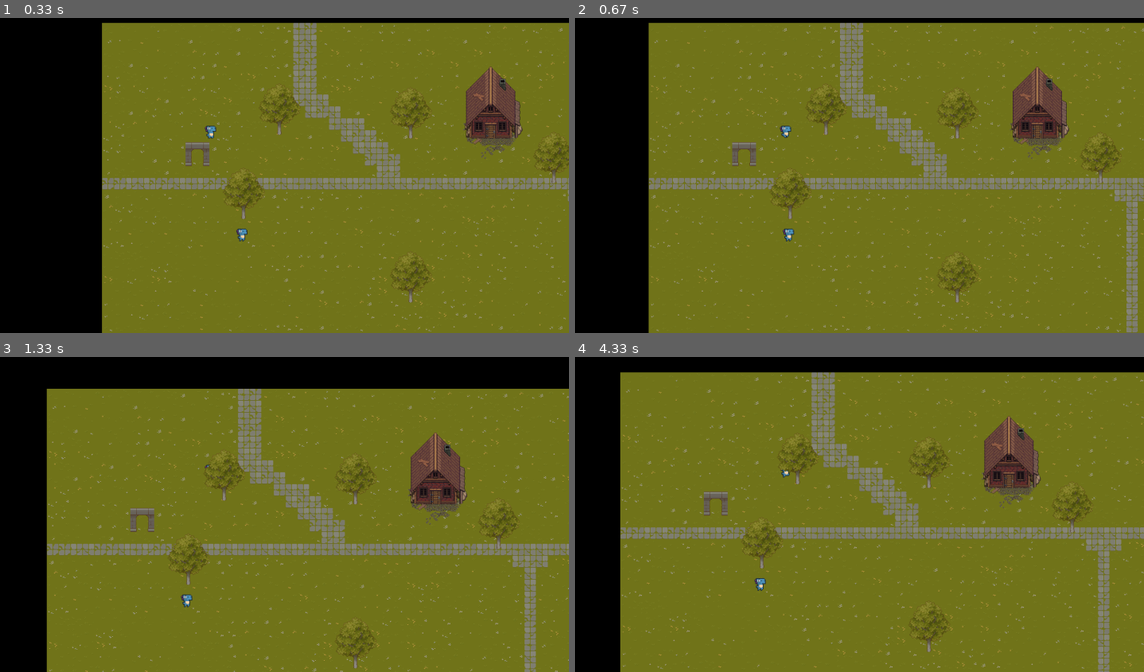
Above: before the commit, frames 1-4 (two rows, left to right).
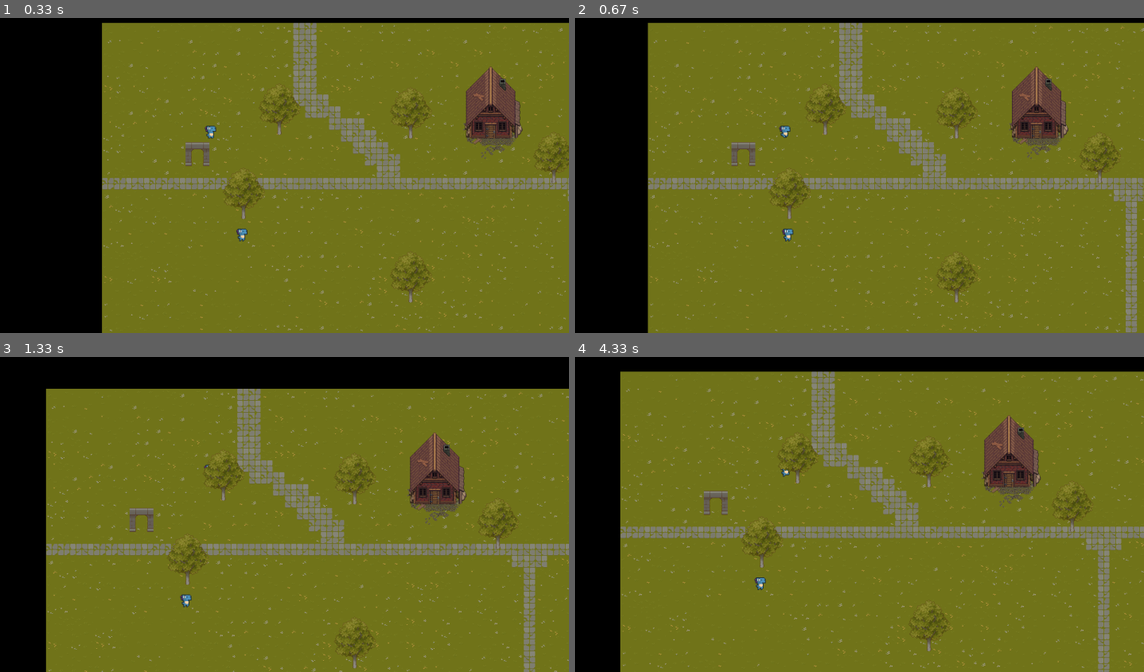
Above: after the commit, the same moments.

Repository: Daniel-343/Pygame_project
Game: pygame game, started from main.py
Same seed, same stepped clock (60 frames per second), same inputs: the game is played once before the commit and once after it.
Inputs:
- Up to frame 1 (0.33 s): no input
- Up to frame 2 (0.67 s): hold Right from 0.33 s (still down)
- Up to frame 3 (1.33 s): release Right at 0.8 s; hold Up 0.83-1.13 s; hold Right from 1.17 s (still down)
- Up to frame 4 (4.33 s): release Right at 1.63 s; hold Left 1.67-2.2 s; hold Down 2.23-2.53 s; hold Left 2.57-2.97 s; hold Up 3-3.37 s; hold Right 3.4-4.03 s; hold Down from 4.07 s (still down)

Frame 1 is identical in both runs. In frame 2, 4.5% of the frame differs, in the area x 12-100%, y 1-100%; in frame 3, 4.2%; in frame 4, 4.7%, in the area x 7-100%, y 4-100%.

Commit message:
move main loop from scenes to DisplayService

Diff:
--- a/main.py
+++ b/main.py
@@ -1,6 +1,6 @@
 import pygame
 
-from scenes.AreaScene import AreaScene
+
 from scenes.menu.MainMenuScene import MainMenuScene
 from utils.DisplayService import DisplayService
 
@@ -15,18 +15,7 @@
         self.display_service = DisplayService(self.screen, self.SCREEN_WIDTH, self.SCREEN_HEIGHT)
 
     def run(self):
-        # current_scene = MainMenuScene(self.display_service,
-        #                               self.SCREEN_WIDTH, self.SCREEN_HEIGHT)
-        current_scene = AreaScene(self.display_service, "main_scene", self.area_entry_point_y, self.area_entry_point_x)
-        while current_scene:
-            scene_data = current_scene.show_scene()
-            self.area_entry_point_y = scene_data["area_entry_point_y"]
-            self.area_entry_point_x = scene_data["area_entry_point_x"]
-            current_scene = self.get_scene_by_name(scene_data["destination"])
-
-    def get_scene_by_name(self, name):
-        return AreaScene(self.display_service, name, self.area_entry_point_y,
-                         self.area_entry_point_x)
+        self.display_service.run()
 
 
 if __name__ == "__main__":
--- a/map/MapProvider.py
+++ b/map/MapProvider.py
@@ -3,18 +3,25 @@
 import pygame
 
 from map.Tile import Tile
+from scenes import SceneService
+from utils import RouteProvider
 
 
 class MapProvider(object):
-    def __init__(self, tile_size, map_layout):
-        self.map_width = len(map_layout[0])
-        self.map_height = len(map_layout)
+    def __init__(self, tile_size, map_name):
+        self.map_layout = SceneService.get_map_layout(
+            RouteProvider.get_route_by_name(map_name, "map"))
+        self.map_width = len(self.map_layout[0])
+        self.map_height = len(self.map_layout)
         self.tile_size = tile_size
-        self.map_layout = map_layout
+        self.map_width = len(self.map_layout[0]) * 32
+        self.map_height = len(self.map_layout) * 32
         self.grass_sheet = pygame.image.load("./assets/grass_tileset.png").convert_alpha()
         self.wall_sheet = pygame.image.load("./assets/wall_tileset.png").convert_alpha()
         self.floor_sheet = pygame.image.load("./assets/floor_and_deoratives.png").convert_alpha()
         self.black_tile = pygame.Surface((32, 32)).convert_alpha()
+        self.tile_map = self.generate_map()
+        self.tile_map_surface = self.generate_tile_map_surface()
 
     def generate_map(self):
         tile_map = []
@@ -42,20 +49,6 @@
                 image = pygame.image.load("./assets/brick_wall_32.png").convert_alpha()
         return Tile(image, initial_position_x, initial_position_y, collision)
 
-    def get_image(self, frame, sheet, width, height, scale, colour, direction):
-        image = pygame.Surface((width, height)).convert_alpha()
-        image.blit(sheet, (0, 0), ((frame * width), 0, width, height))
-        match direction:
-            case "right":
-                pass
-            case "left":
-                image = pygame.transform.flip(image, True, False)
-            case _:
-                pass
-        image = pygame.transform.scale(image, (width * scale, height * scale))
-        image.set_colorkey(colour)
-        return image
-
     def get_image_by_frame(self, x_frame, y_frame, sheet, width, height, scale, colour, direction):
         image = pygame.Surface((width, height)).convert_alpha()
         image.blit(sheet, (0, 0), ((x_frame * width), (y_frame * height), width, height))
@@ -69,3 +62,9 @@
         image = pygame.transform.scale(image, (width * scale, height * scale))
         image.set_colorkey(colour)
         return image
+
+    def generate_tile_map_surface(self):
+        tile_map_surface = pygame.Surface((self.map_width, self.map_height))
+        for drawable in self.tile_map:
+            tile_map_surface.blit(drawable.image, drawable.pos)
+        return tile_map_surface
--- a/scenes/AreaScene.py
+++ b/scenes/AreaScene.py
@@ -5,73 +5,46 @@
 from map.MapProvider import MapProvider
 from scenes import SceneService
 from scenes.Scene import Scene
-from sprites.Sprite import Sprite
-from utils import KeyListener, DisplayService, RouteProvider
+from utils import KeyListener, RouteProvider
 
 
 class AreaScene(Scene):
-    def __init__(self, display_service, scene_name, area_entry_point_y, area_entry_point_x):
+    def __init__(self, display_service, scene_name, area_entry_point_y, area_entry_point_x, player, zoom_scale):
         super().__init__(display_service)
+        self.scene_data = SceneService.get_scene_data(scene_name)
+        self.map_provider = MapProvider(32, self.scene_data["map_name"])
         self.area_entry_point_y = area_entry_point_y
         self.area_entry_point_x = area_entry_point_x
-        self.collidables = []
-        self.run = True
+        self.zoom_scale = zoom_scale
+        self.player = player
 
-        self.scene_data = SceneService.get_scene_data(scene_name)
+        self.player_speed = 2
 
-        self.map_layout = SceneService.get_map_layout(
-            RouteProvider.get_route_by_name(self.scene_data["map_name"], "map"))
-        self.map_provider = MapProvider(32, self.map_layout)
-        self.tile_map = self.map_provider.generate_map()
+        self.collidables = SceneService.get_collidables(self.scene_data, self.map_provider.tile_map)
+        self.teleport_blocks = SceneService.create_teleport_blocks(self.scene_data)
 
-    def show_scene(self):
-        clock = pygame.time.Clock()
-        tick_rate = 120
+        self.image_frame_surface = None
+        self.next_area_data = None
 
-        player_speed = 2
-        map_width = len(self.map_layout[0]) * 32
-        map_height = len(self.map_layout) * 32
-        zoom_scale = 1
-        player = Sprite("player", self.area_entry_point_y, self.area_entry_point_x)
+    def update(self):
+        collidables_above = SceneService.get_collidables_above(self.collidables, self.player)
+        collidables_below = SceneService.get_collidables_below(self.collidables, self.player)
 
-        teleport_blocks = SceneService.create_teleport_blocks(self.scene_data)
+        tile_map_surface = self.map_provider.tile_map_surface
 
-        collidables = SceneService.get_collidables(self.scene_data)
-        collidables.extend(SceneService.get_collidable_tiles(self.tile_map))
+        self.image_frame_surface = SceneService.create_image_frame(tile_map_surface, collidables_below,
+                                                                   collidables_above, self.player,
+                                                                   self.map_provider.map_width,
+                                                                   self.map_provider.map_height)
 
-        tile_map_surface = pygame.Surface((map_width, map_height))
-        for drawable in self.tile_map:
-            tile_map_surface.blit(drawable.image, drawable.pos)
+        self.player.animate(100)
 
-        while self.run:
-            collidables_above = SceneService.get_collidables_above(collidables, player)
-            collidables_below = SceneService.get_collidables_below(collidables, player)
-            image_frame_surface = DisplayService.create_image_frame(tile_map_surface, collidables_below,
-                                                                    collidables_above, player,
-                                                                    map_width, map_height)
+        KeyListener.check_controls(self.player, self.zoom_scale, self.collidables, self.player_speed)
 
-            self.display_service.show_scene_surface(image_frame_surface, player, zoom_scale)
-
-            player.animate(100)
-
-            KeyListener.check_controls(player, zoom_scale, collidables, player_speed)
-
-            for teleport in teleport_blocks:
-                if teleport.check_if_collide(player):
-                    return {
-                        "destination": teleport.destination,
-                        "area_entry_point_y": teleport.area_entry_point_y,
-                        "area_entry_point_x": teleport.area_entry_point_x
-                    }
-
-            for event in pygame.event.get():
-                if event.type == pygame.QUIT:
-                    self.run = False
-                if event.type == pygame.MOUSEWHEEL and 1 < zoom_scale + event.y * 0.03 < 1.7:
-                    zoom_scale += event.y * 0.03
-
-            pygame.display.update()
-
-            clock.tick(tick_rate)
-        pygame.quit()
-        sys.exit()
+        for teleport in self.teleport_blocks:
+            if teleport.check_if_collide(self.player):
+                self.next_area_data = {
+                    "destination": teleport.destination,
+                    "area_entry_point_y": teleport.area_entry_point_y,
+                    "area_entry_point_x": teleport.area_entry_point_x
+                }
--- a/scenes/SceneService.py
+++ b/scenes/SceneService.py
@@ -1,4 +1,6 @@
 import json
+
+import pygame
 
 from utils import RouteProvider
 from objects.Structure import Structure
@@ -35,7 +37,7 @@
     return collidables
 
 
-def get_collidables(scene_data):
+def get_collidables(scene_data, tile_map):
     collidables = []
     for collidable in scene_data["objects"]["structures"]:
         collidables.append(
@@ -43,6 +45,7 @@
     for collidable in scene_data["objects"]["sprites"]:
         collidables.append(
             Sprite(collidable["name"], collidable["initial_position_x"], collidable["initial_position_y"]))
+    collidables.extend(get_collidable_tiles(tile_map))
     return collidables
 
 
@@ -60,3 +63,16 @@
                           teleport["width"], teleport["height"], teleport["area_entry_point_y"],
                           teleport["area_entry_point_x"]))
     return teleport_blocks
+
+
+def create_image_frame(tile_map_image, collidables_below, collidables_above, player, surface_width,
+                       surface_height):
+    image_frame = pygame.Surface((surface_width, surface_height))
+    image_frame.blit(tile_map_image, tile_map_image.get_rect())
+    for drawable in collidables_above:
+        image_frame.blit(drawable.image, drawable.pos)
+    image_frame.blit(player.image, player.pos)
+    for drawable in collidables_below:
+        image_frame.blit(drawable.image, drawable.pos)
+
+    return image_frame
--- a/utils/DisplayService.py
+++ b/utils/DisplayService.py
@@ -1,16 +1,9 @@
+import sys
+
 import pygame
 
-
-def create_image_frame(tile_map_image, collidables_below, collidables_above, player, surface_width, surface_height, ):
-    image_frame = pygame.Surface((surface_width, surface_height))
-    image_frame.blit(tile_map_image, tile_map_image.get_rect())
-    for drawable in collidables_above:
-        image_frame.blit(drawable.image, drawable.pos)
-    image_frame.blit(player.image, player.pos)
-    for drawable in collidables_below:
-        image_frame.blit(drawable.image, drawable.pos)
-
-    return image_frame
+from scenes.AreaScene import AreaScene
+from sprites.Sprite import Sprite
 
 
 class DisplayService:
@@ -24,6 +17,39 @@
         self.internal_offset = pygame.math.Vector2(0, 0)
         self.internal_offset.x = self.internal_surface_size[0] / 2 - self.screen_half_width
         self.internal_offset.y = self.internal_surface_size[1] / 2 - self.screen_half_height
+
+    def run(self):
+        clock = pygame.time.Clock()
+        tick_rate = 120
+        zoom_scale = 1
+        area_entry_point_y = 300
+        area_entry_point_x = 300
+        player = Sprite("player", area_entry_point_y, area_entry_point_x)
+        current_scene = AreaScene(self, "main_scene", area_entry_point_y, area_entry_point_x, player, zoom_scale)
+        while self.run:
+            current_scene.update()
+            self.show_scene_surface(current_scene.image_frame_surface, player, zoom_scale)
+
+            for event in pygame.event.get():
+                if event.type == pygame.QUIT:
+                    self.run = False
+                if event.type == pygame.MOUSEWHEEL and 1 < zoom_scale + event.y * 0.03 < 1.7:
+                    zoom_scale += event.y * 0.03
+                    current_scene.zoom_scale += event.y * 0.03
+
+            if current_scene.next_area_data:
+                player.pos.y = current_scene.next_area_data['area_entry_point_y']
+                player.pos.x = current_scene.next_area_data['area_entry_point_x']
+                current_scene = self.get_scene_by_name(current_scene.next_area_data['destination'],
+                                                       current_scene.next_area_data['area_entry_point_y'],
+                                                       current_scene.next_area_data['area_entry_point_x'], player,
+                                                       zoom_scale)
+
+            pygame.display.update()
+
+            clock.tick(tick_rate)
+        pygame.quit()
+        sys.exit()
 
     def show_scene_surface(self, image_frame_surface, player, zoom_scale):
 
@@ -40,3 +66,7 @@
     def show_menu_surface(self, menu_surface):
         menu_rect = menu_surface.get_rect()
         self.screen.blit(menu_surface, menu_rect)
+
+    def get_scene_by_name(self, name, area_entry_point_y, area_entry_point_x, player, zoom_scale):
+        return AreaScene(self, name, area_entry_point_y,
+                         area_entry_point_x, player, zoom_scale)
